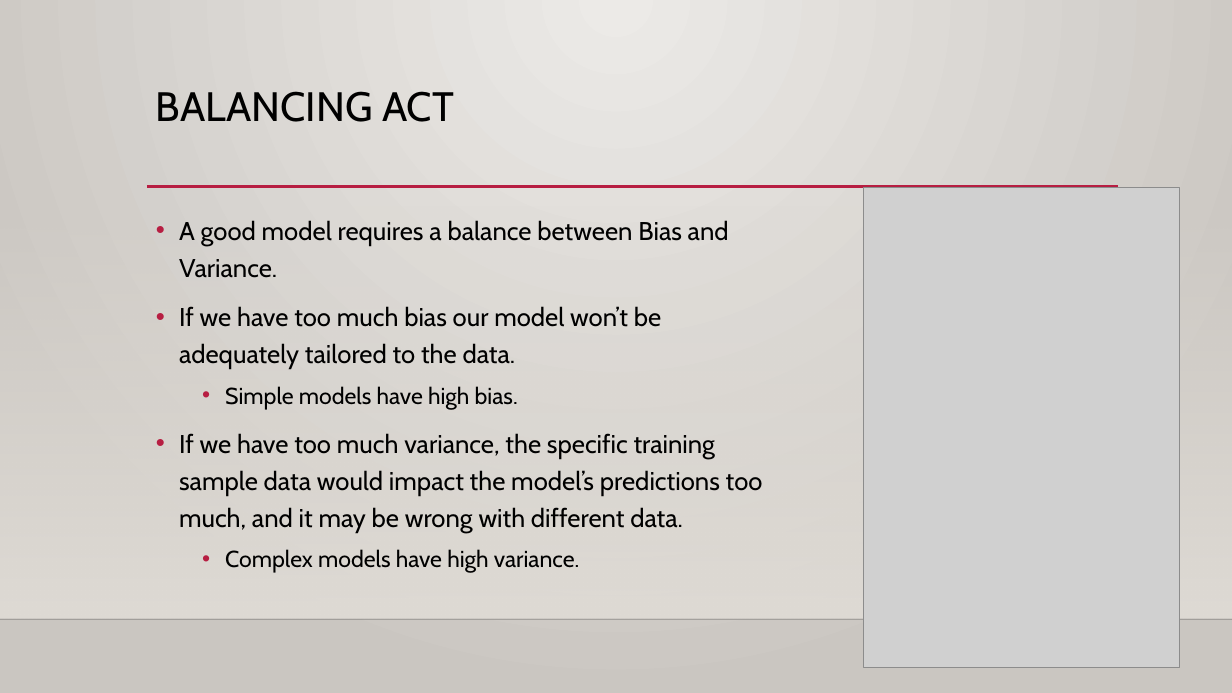
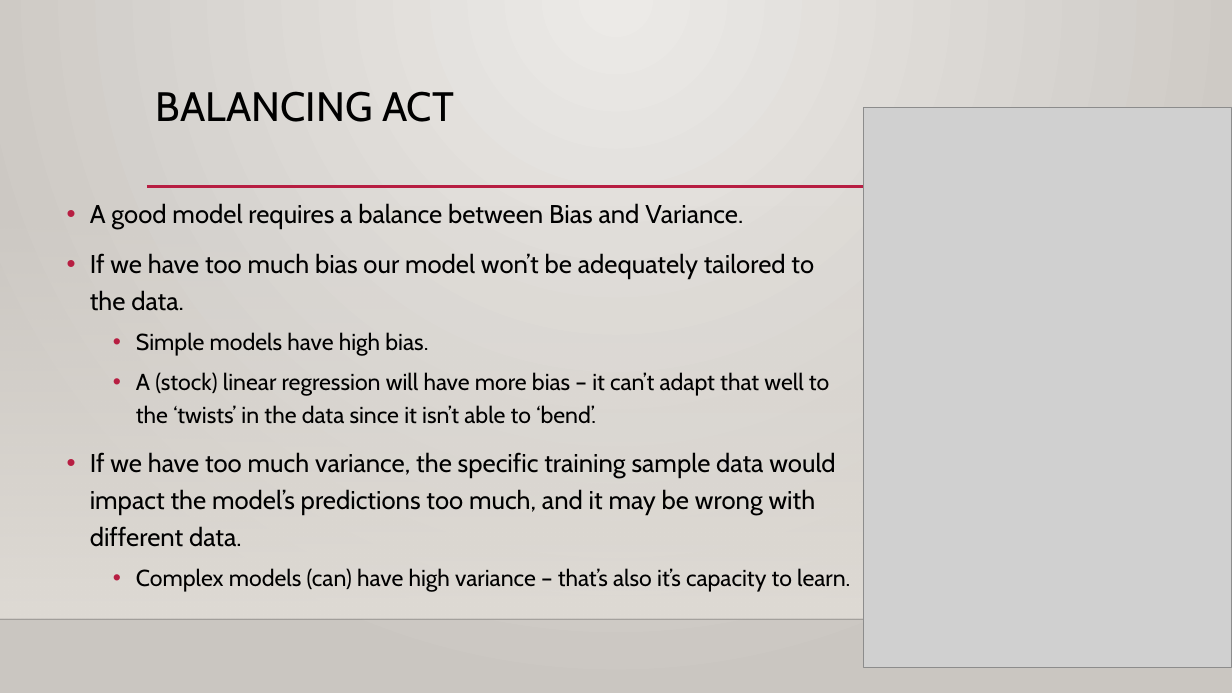
Before and after one commit to glennybarnes/Intro_to_Machine_Learning_Students, a slide deck: slide 6 of reference_content/Slides/003_Error_Bias_Variance.pptx. Drawn at 1232x693 pixels with LibreOffice and Linux fonts; fonts in the diff are those of the drawing; grey boxes stand for pictures; background and template pictures are left out. Boxes give left, top, right and bottom in pixels: in the first picture for what was removed or moved away, otherwise in the second. Text is boxed around its words. In the diff, an @@ line names an element or a change of style, - is before the commit and + after.

```diff
--- a/reference_content/Slides/003_Error_Bias_Variance.pptx
+++ b/reference_content/Slides/003_Error_Bias_Variance.pptx
@@ picture: place and size @@
-picture at [863, 188, 1179, 668]
+picture at [863, 107, 1232, 668]
@@ text "A good model requires a ...": place and size @@
-text "A good model requires a ..." at [179, 220, 763, 573]
+text "A good model requires a ..." at [90, 203, 850, 592]
@@ text at [136, 372, 829, 424]: paragraph added @@
+  • A (stock) linear regression will have more bias – it can’t adapt that well to the ‘twists’ in the data since it isn’t able to ‘bend’.
@@ text at [136, 568, 850, 592]: text changed @@
-  • Complex models have high variance.
+  • Complex models (can) have high variance – that’s also it’s capacity to learn.
```
Also in this commit, not shown: 1 other slide changed, 5 other files.
